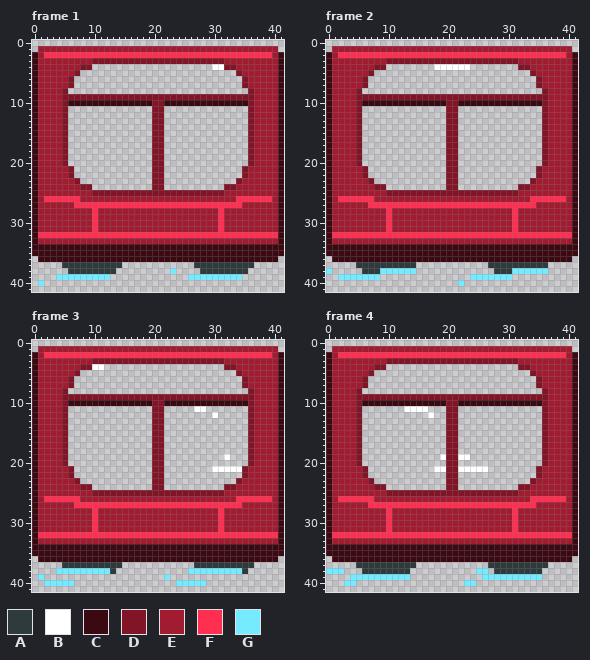
Animated GIF sprite, stored at src/assets/train_wagon.gif. That is the earlier state.
The file is 84x84 pixels, drawn in blocks of 2x2; one block is one cell here. Shown: frame 1, frame 2, frame 3, frame 4. The commit also changed other frames, which this record leaves out.
Palette (. is transparent): A #2f3a3c  B #ffffff  C #3a0911  D #811426  E #a11b31  F #ff2f51  G #76eaff
And afterwards:
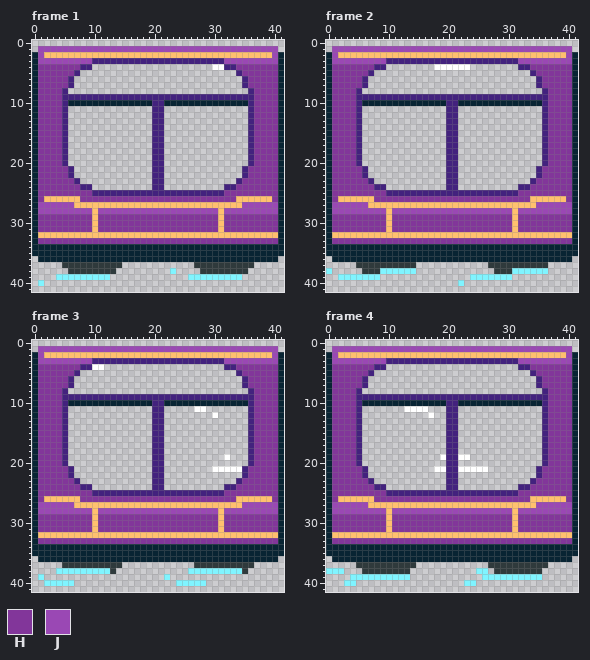
Colours new in this view: H #82369a  J #9a48b4
Changes in this commit:
colour C: #3a0911 -> #082433
colour D: #811426 -> #43227e
colour F: #ff2f51 -> #ffc06f
colour G: #76eaff -> #80f4ff
Frame 1:
y 1: x 1..40 EEEEEEEEEEEEEEEEEEEEEEEEEEEEEEEEEEEEEEEE -> JJJJJJJJJJJJJJJJJJJJJJJJJJJJJJJJJJJJJJJJ
y 2: x 1 E -> J; x 40 E -> J
y 3: x 1..9 EEEEEEEEE -> JJJJJJJJJ; x 32..40 EEEEEEEEE -> JJJJJJJJJ
y 4: x 1..7 EEEEEEE -> HHHHHHH; x 34..40 EEEEEEE -> HHHHHHH
y 5: x 1..6 EEEEEE -> HHHHHH; x 35..40 EEEEEE -> HHHHHH
y 6..7: x 1..5 EEEEE -> HHHHH; x 36..40 EEEEE -> HHHHH
y 8..20: x 1..4 EEEE -> HHHH; x 37..40 EEEE -> HHHH
y 21..22: x 1..5 EEEEE -> HHHHH; x 36..40 EEEEE -> HHHHH
y 23: x 1..6 EEEEEE -> HHHHHH; x 35..40 EEEEEE -> HHHHHH
y 24: x 1..7 EEEEEEE -> HHHHHHH; x 34..40 EEEEEEE -> HHHHHHH
y 25: x 1..9 EEEEEEEEE -> HHHHHHHHH; x 32..40 EEEEEEEEE -> HHHHHHHHH
y 26: x 1 E -> H; x 8..33 EEEEEEEEEEEEEEEEEEEEEEEEEE -> HHHHHHHHHHHHHHHHHHHHHHHHHH; x 40 E -> H
y 27: x 1..6 EEEEEE -> JJJJJJ; x 35..40 EEEEEE -> JJJJJJ
y 28: x 1..9 EEEEEEEEE -> JJJJJJJJJ; x 11..30 EEEEEEEEEEEEEEEEEEEE -> JJJJJJJJJJJJJJJJJJJJ; x 32..40 EEEEEEEEE -> JJJJJJJJJ
y 29..31: x 1..9 EEEEEEEEE -> HHHHHHHHH; x 11..30 EEEEEEEEEEEEEEEEEEEE -> HHHHHHHHHHHHHHHHHHHH; x 32..40 EEEEEEEEE -> HHHHHHHHH
y 33: x 1..40 EEEEEEEEEEEEEEEEEEEEEEEEEEEEEEEEEEEEEEEE -> HHHHHHHHHHHHHHHHHHHHHHHHHHHHHHHHHHHHHHHH
Frame 2: the same change as frame 1
Frame 3: the same change as frame 1
Frame 4: the same change as frame 1
Changed places in both pictures, as pixel boxes (x1, y1, x2, y2):
changed: (32, 46, 284, 286)
changed: (326, 46, 578, 286)
changed: (32, 346, 284, 586)
changed: (326, 346, 578, 586)
